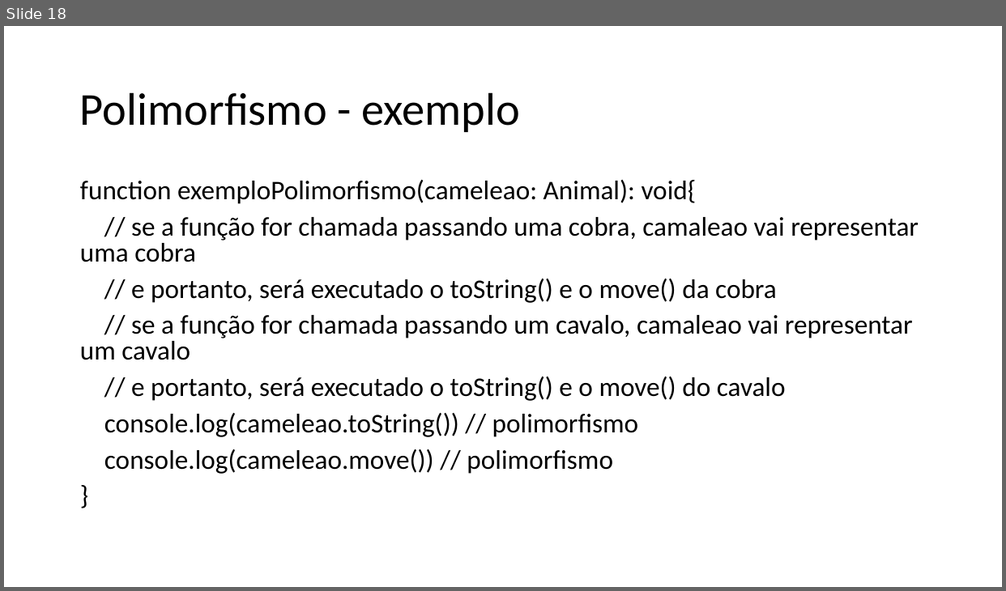
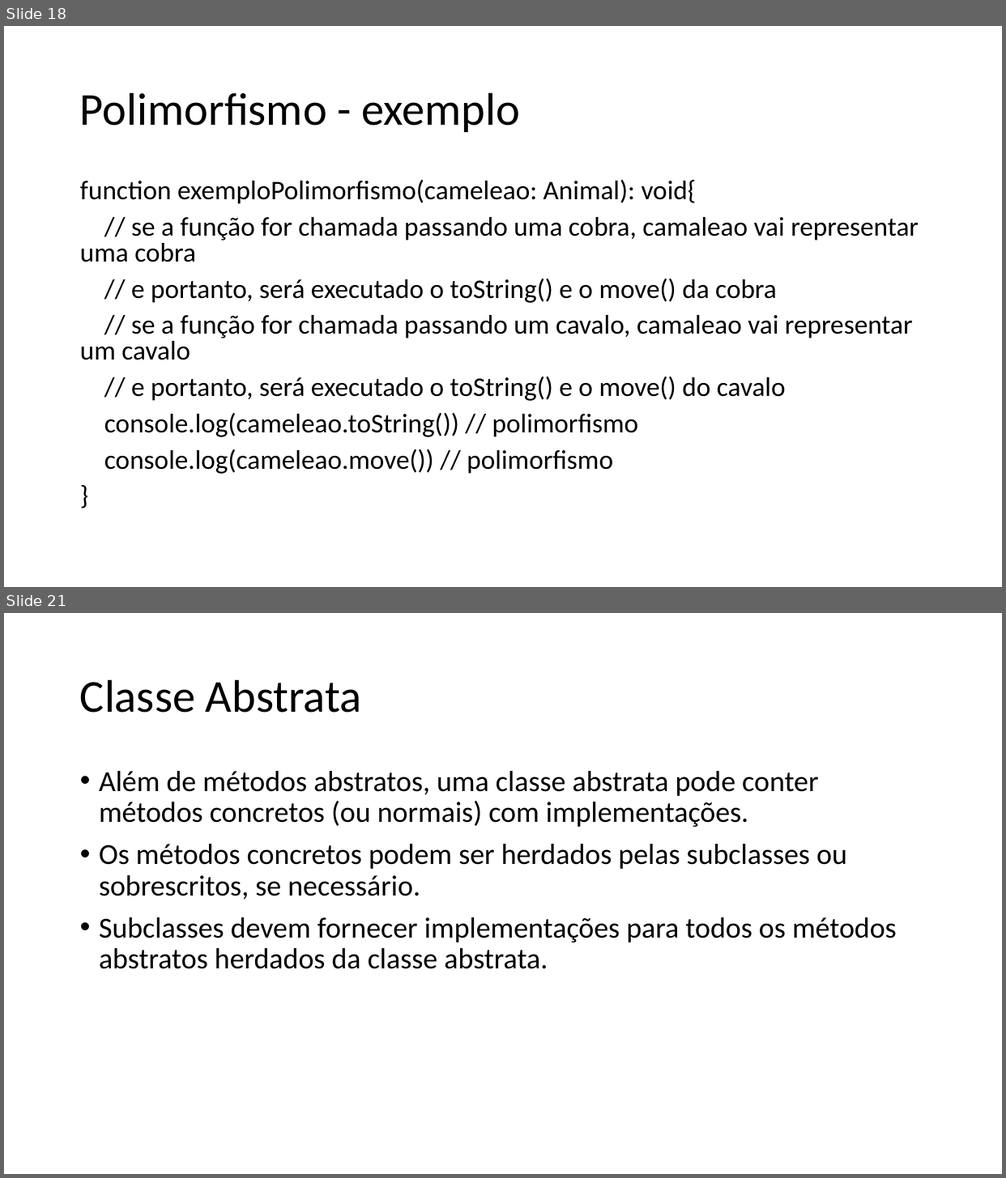
Before and after one commit to dfpires/poo-20241d, a slide deck: Herança (1).pptx. Shown one above the other, each under a label of ours: slide 18 before the commit, slides 18 and 21 after it; the slides between them are not shown. The pictures are 1006x591 and 1006x1178 pixels, drawn with LibreOffice and Linux fonts; fonts in the diff are those of the drawing. Boxes give left, top, right and bottom in pixels: in the first picture for what was removed or moved away, otherwise in the second. Text is boxed around its words. In the diff, an @@ line names an element or a change of style, - is before the commit and + after.

```diff
--- a/Herança (1).pptx
+++ b/Herança (1).pptx
@@ slide 21 added at [4, 613, 1002, 1174], background #FFFFFF @@
@@ title added at [80, 679, 362, 713], 44 pt, text #000000 @@
+Classe Abstrata
@@ text added at [99, 771, 897, 969], 28 pt, text #000000 @@
+• Além de métodos abstratos, uma classe abstrata pode conter métodos concretos (ou normais) com implementações.
+• Os métodos concretos podem ser herdados pelas subclasses ou sobrescritos, se necessário.
+• Subclasses devem fornecer implementações para todos os métodos abstratos herdados da classe abstrata.
```
Also in this commit, not shown: 2 slides changed, 2 other slides added.
